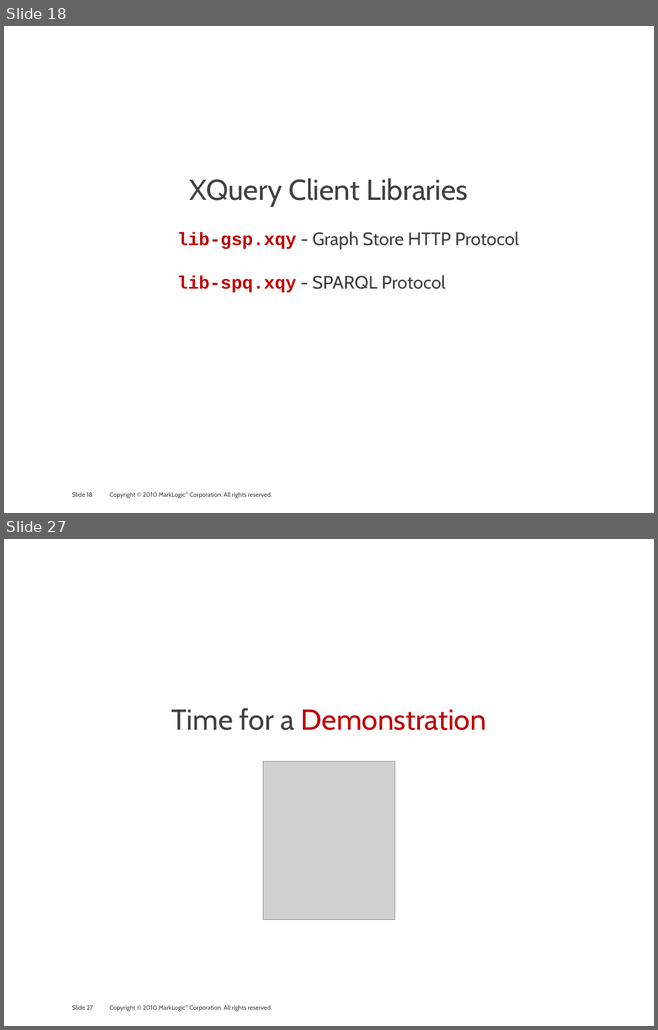
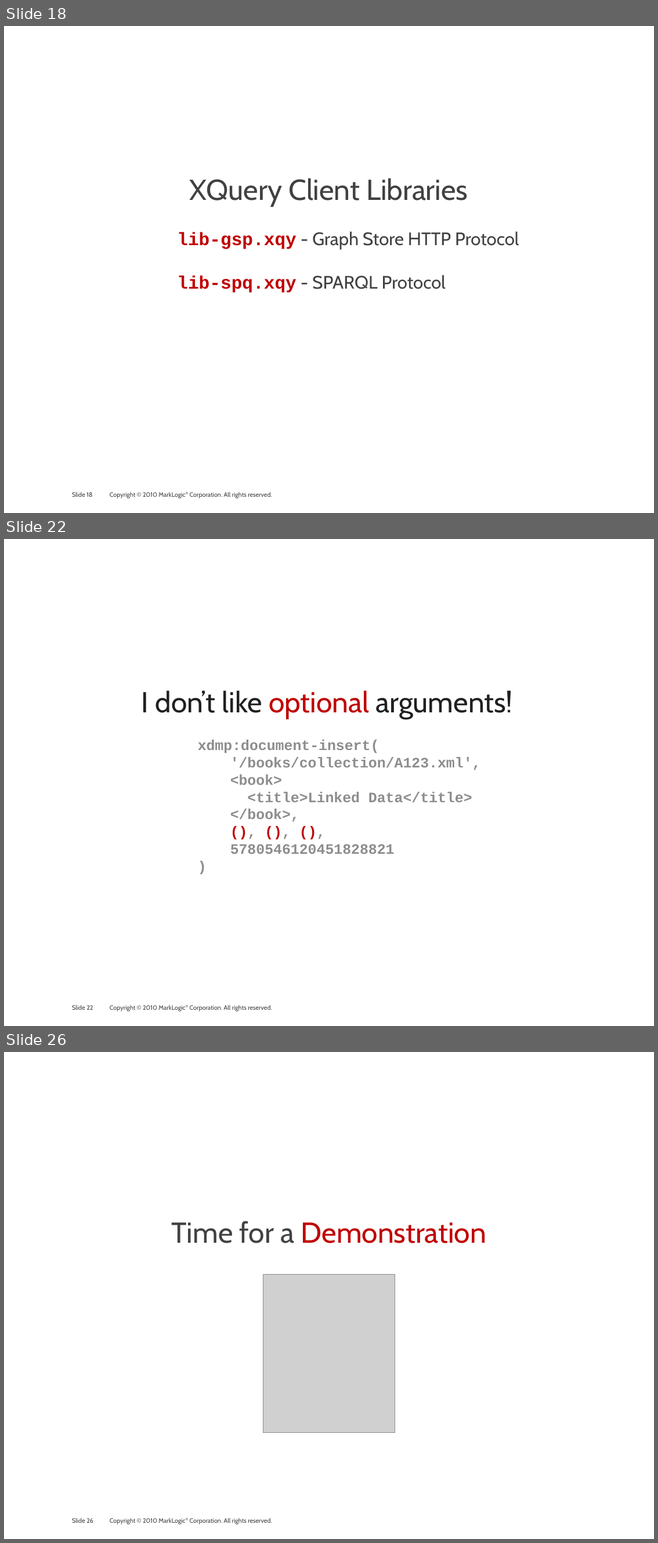
Before and after one commit to philipfennell/grasp, a slide deck: docs/marklogic_and_the_linked-data_connection.pptx. Shown one above the other, each under a label of ours: slides 18 and 27 before the commit, slides 18, 22 and 26 after it; the slides between them are not shown. The pictures are 658x1030 and 658x1543 pixels, drawn with LibreOffice and Linux fonts; fonts in the diff are those of the drawing; grey boxes stand for pictures; background and template pictures are left out. Boxes give left, top, right and bottom in pixels: in the first picture for what was removed or moved away, otherwise in the second. Text is boxed around its words. In the diff, an @@ line names an element or a change of style, - is before the commit and + after.

```diff
--- a/docs/marklogic_and_the_linked-data_connection.pptx
+++ b/docs/marklogic_and_the_linked-data_connection.pptx
@@ slide 22 added at (x1=4, y1=539, x2=654, y2=1026), background #FFFFFF; not listed: 2 template elements that a slide beside it also shows @@
@@ text added at (x1=141, y1=690, x2=513, y2=854), 16 pt, text #8D8D8D, bold @@
+I don’t like optional arguments!
+      xdmp:document-insert(
+              '/books/collection/A123.xml',
+              <book>
+              <title>Linked Data</title>
+              </book>,
+              (), (), (),
+            5780546120451828821
+        )
@@ what was slide 27 is now slide 26 @@
@@ page number at (x1=72, y1=1518, x2=93, y2=1523): text changed @@
-Slide 27
+Slide 26
```
Also in this commit, not shown: 15 slides changed, 2 slides removed.
